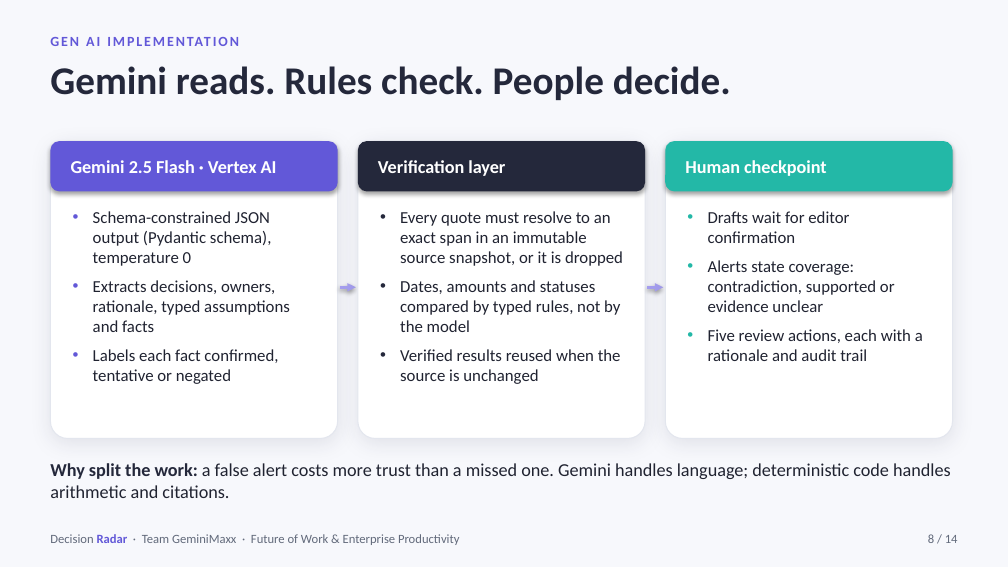
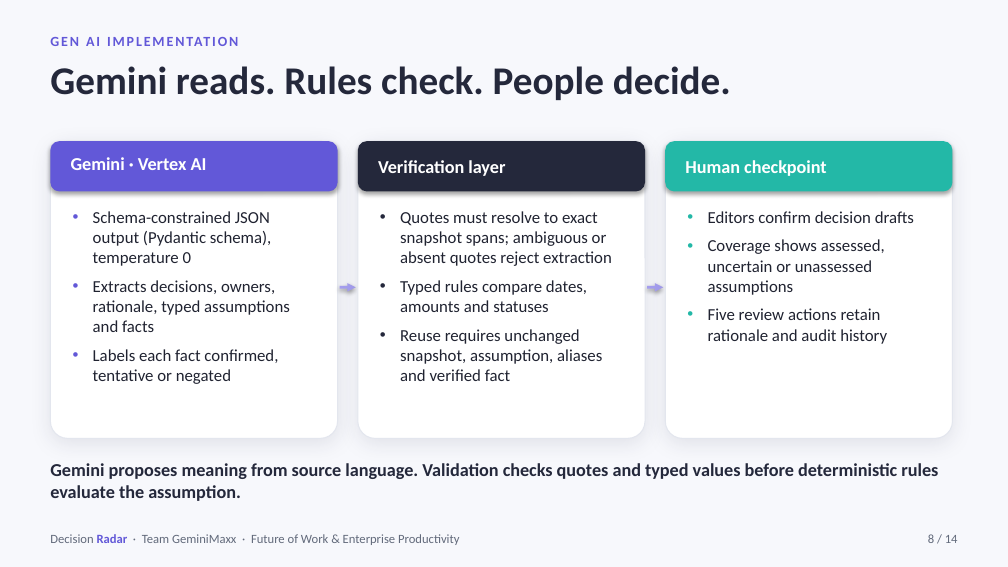
Before and after one commit to steffy-lo/decision-radar, a slide deck: slide 8 of submission/DecisionRadar_Proposal.pptx. Drawn at 1008x567 pixels with LibreOffice and Linux fonts; fonts in the diff are those of the drawing. Boxes give left, top, right and bottom in pixels: in the first picture for what was removed or moved away, otherwise in the second. Text is boxed around its words. In the diff, an @@ line names an element or a change of style, - is before the commit and + after.

```diff
--- a/submission/DecisionRadar_Proposal.pptx
+++ b/submission/DecisionRadar_Proposal.pptx
@@ text "GEN AI IMPLEMENTATION" rewrapped from (50,32,958,57) to (50,32,958,49) @@
@@ text at (71,157,207,170): text changed @@
-Gemini 2.5 Flash · Vertex AI
+Gemini · Vertex AI
@@ text at (400,211,612,381): text changed @@
-• Every quote must resolve to an exact span in an immutable source snapshot, or it is dropped
-• Dates, amounts and statuses compared by typed rules, not by the model
-• Verified results reused when the source is unchanged
+• Quotes must resolve to exact snapshot spans; ambiguous or absent quotes reject extraction
+• Typed rules compare dates, amounts and statuses
+• Reuse requires unchanged snapshot, assumption, aliases and verified fact
@@ text at (708,211,914,344): text changed @@
-• Drafts wait for editor confirmation
-• Alerts state coverage: contradiction, supported or evidence unclear
-• Five review actions, each with a rationale and audit trail
+• Editors confirm decision drafts
+• Coverage shows assessed, uncertain or unassessed assumptions
+• Five review actions retain rationale and audit history
@@ text removed at (50,463,951,498) @@
-Why split the work: a false alert costs more trust than a missed one. Gemini handles language; deterministic code handles arithmetic and citations.
@@ text added at (50,463,938,501), 13 pt, text #24283B, bold @@
+Gemini proposes meaning from source language. Validation checks quotes and typed values before deterministic rules evaluate the assumption.
```
Also in this commit, not shown: 12 other slides changed, 1 slide added, 1 slide removed, 2 other files.
